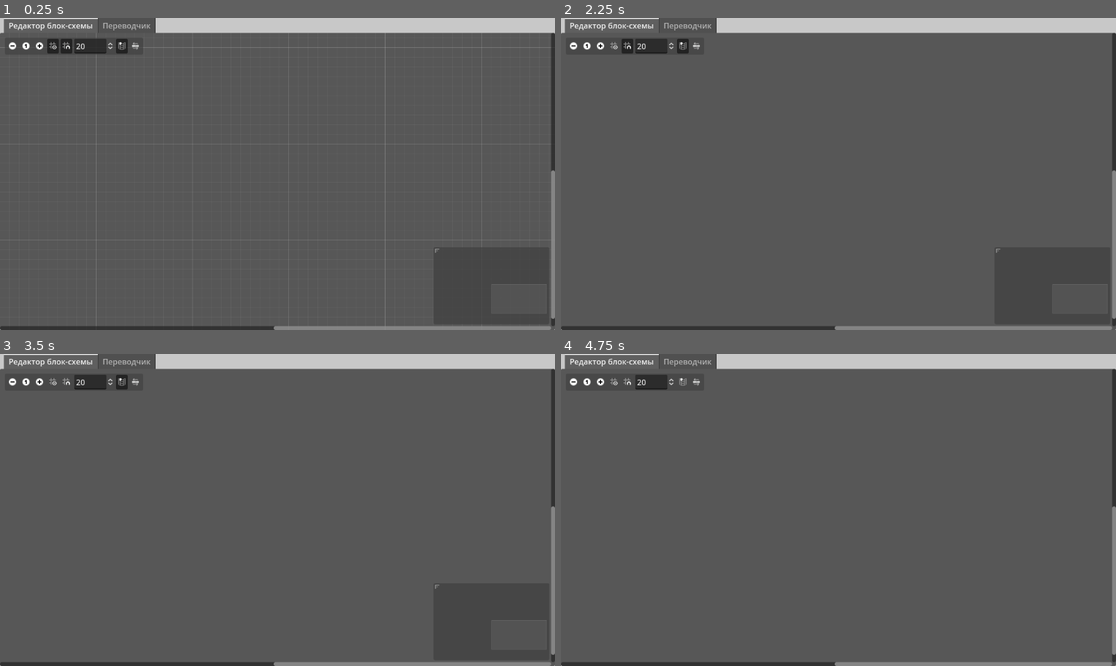
Above: before the commit, frames 1-4 (two rows, left to right).
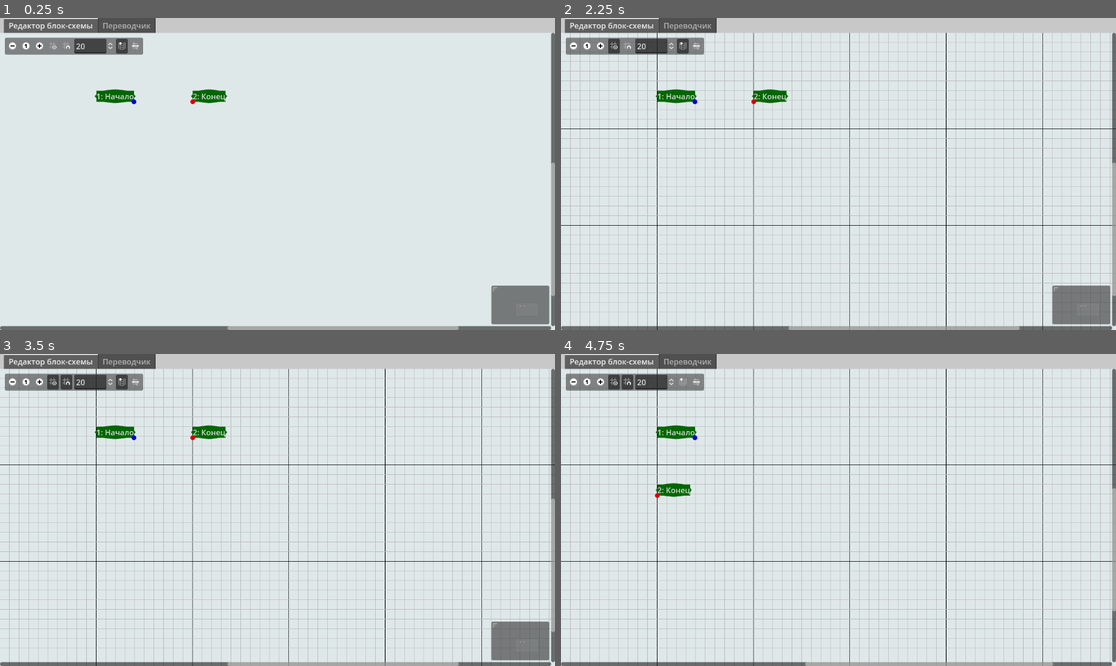
Above: after the commit, the same moments.

Repository: NemoNology/Programing-languages-theory
Game: Godot game, scene res://Data/Scenes/main.tscn
Same seed, same stepped clock (60 frames per second), same inputs: the game is played once before the commit and once after it.
Inputs (mouse positions are in pixels of both pictures, inside the frame that each line leads up to):
- Up to frame 1 (0.25 s): no input
- Up to frame 2 (2.25 s): click (572, 46) at 0.5 s; click (599, 46) at 1.25 s; click (616, 46) at 2 s
- Up to frame 3 (3.5 s): click (66, 382) at 2.75 s
- Up to frame 4 (4.75 s): click (683, 382) at 3.5 s; click (694, 382) at 4.25 s

The runs differ from the first frame. In frame 1, 95% of the frame differs, in the area x 0-100%, y 4-100%; in frame 2, 94%; in frame 3, 94%; in frame 4, 94%.
Error before the commit: Parse Error: Static function "from_name()" not found in base "FlowchartBlocksTypes". (res://Data/Scripts/Flowchart)

Commit message:
Flowchart blocks types templates:
Fixed:
* Process block type template descreption
Added:
+ From name method that returns block type template by template name

Diff:
--- a/Lab-s/Translator/Godot-project/Data/Scripts/Flowchart editor/Addictions/Templates/blocks_types.gd
+++ b/Lab-s/Translator/Godot-project/Data/Scripts/Flowchart editor/Addictions/Templates/blocks_types.gd
@@ -113,13 +113,26 @@
 			(
 				"Блок процесса: содержимое блока -\n"
 				+ "функция обработки данных любого вида\n"
-				+ "на условном языке программирования\n."
+				+ "на условном языке программирования.\n"
 				+ "Уточнение:\n"
 				+ "Этот блок может заменить все остальные.\n"
 				+ "Иные типы блоков нужны для лучшего\n"
 				+ "визуального восприятия блок-схемы.\n"
-				+ "Также иные виды блоков позволяют уменьшить количество\n"
-				+ "введённого вручную кода."
+				+ "Также иные виды блоков позволяют уменьшить\n"
+				+ "количество введённого вручную кода."
 			),
 		)
 	)
+
+
+static func from_name(type_name: String) -> FlowchartBlockType:
+	match type_name:
+		Begin.type_name: return Begin
+		End.type_name: return End
+		HandInput.type_name: return HandInput
+		Output.type_name: return Output
+		ConditionWhile.type_name: return ConditionWhile
+		ConditionIf.type_name: return ConditionIf
+		ConditionEnd.type_name: return ConditionEnd
+		Process.type_name: return Process
+	return null
